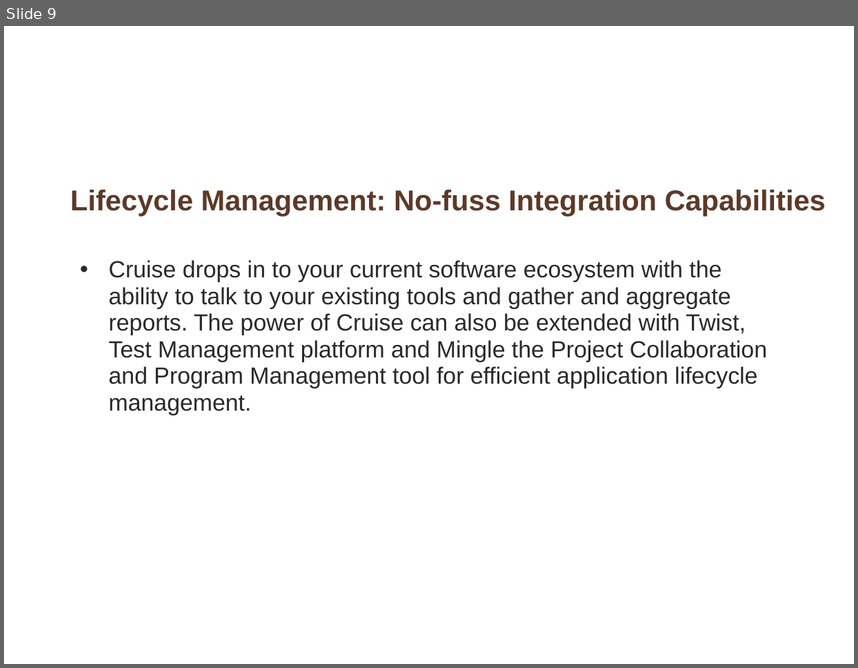
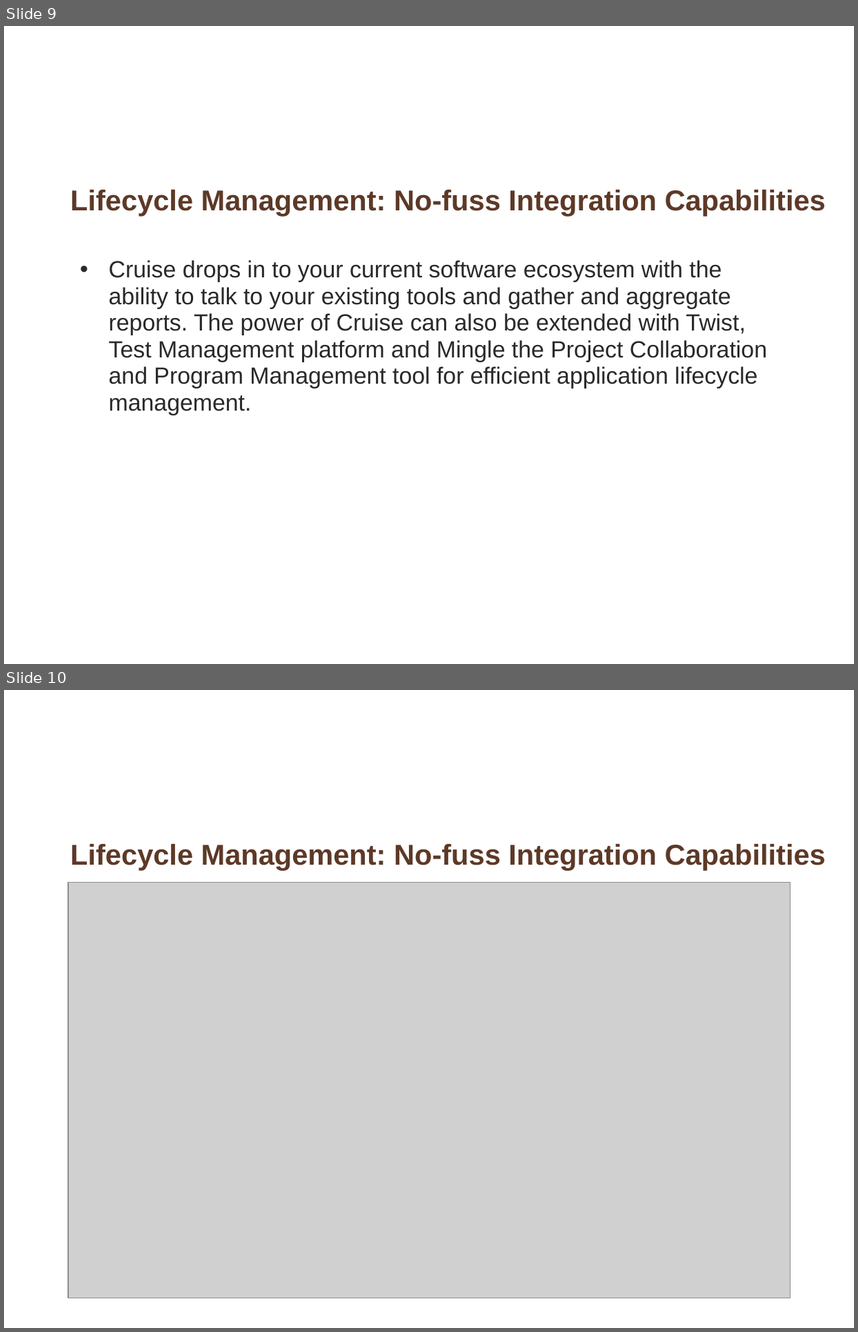
Before and after one commit to whimet/cruisetraining, a slide deck: Core_features_of_Cruise.ppt. Shown one above the other, each under a label of ours: slide 9 before the commit, slides 9 and 10 after it. The pictures are 858x668 and 858x1332 pixels, drawn with LibreOffice and Linux fonts; fonts in the diff are those of the drawing; grey boxes stand for pictures; background and template pictures are left out. Boxes give left, top, right and bottom in pixels: in the first picture for what was removed or moved away, otherwise in the second. Text is boxed around its words. In the diff, an @@ line names an element or a change of style, - is before the commit and + after.

```diff
--- a/Core_features_of_Cruise.ppt
+++ b/Core_features_of_Cruise.ppt
@@ slide 10 added at <box>4,690,854,1328</box>, background picture (left out) @@
@@ title added at <box>70,844,826,870</box>, 27 pt, text #5D3927, bold @@
+Lifecycle Management: No-fuss Integration Capabilities
@@ picture added at <box>68,882,791,1297</box> @@
```
Also in this commit, not shown: 7 slides changed.
